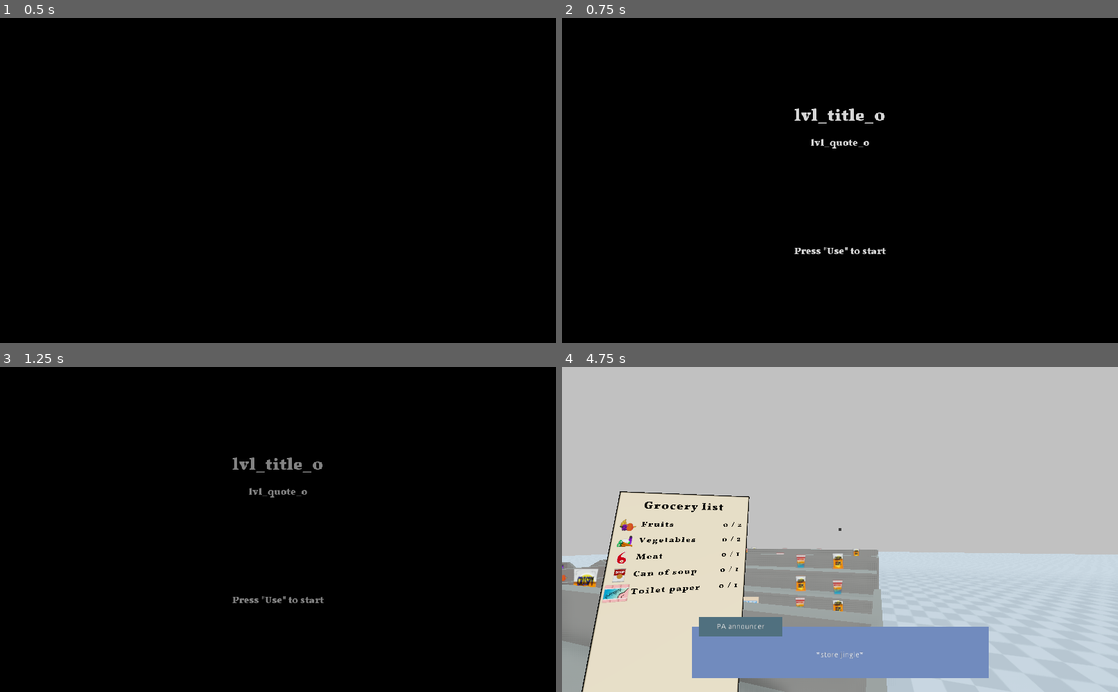
Above: before the commit, frames 1-4 (two rows, left to right).
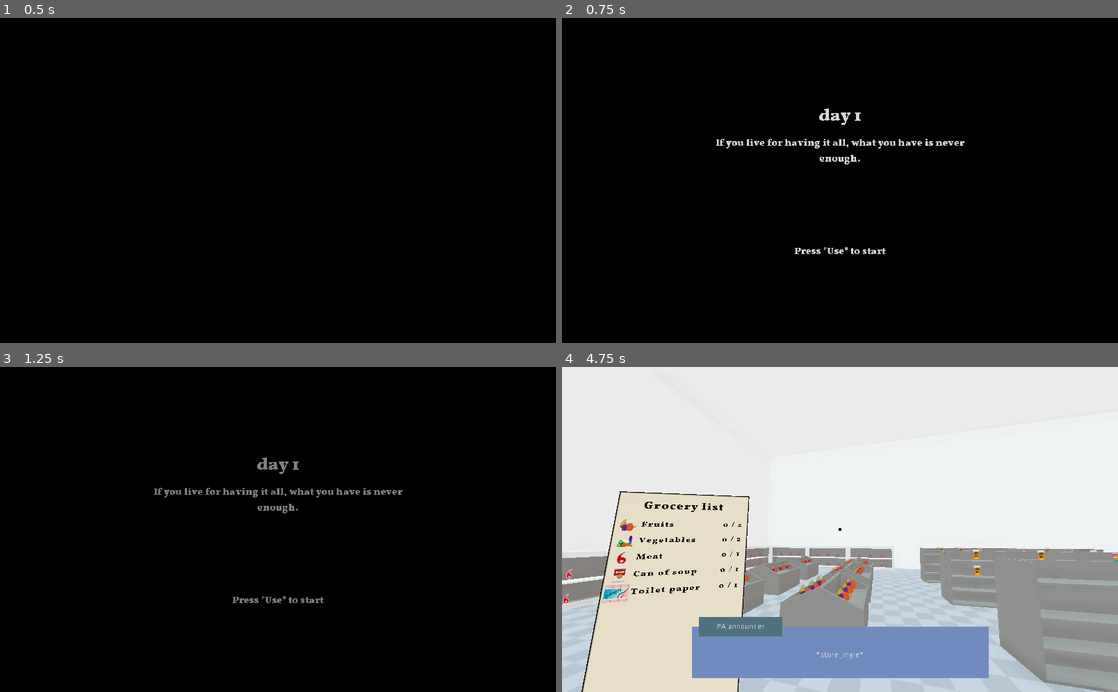
Above: after the commit, the same moments.

Repository: Eptwalabha/ld50
Game: Godot game, scene res://scenes/Level.tscn
Two runs of this game, one before a commit and one after it. Both use one fixed random seed, a clock stepped at 60 frames per second and the inputs below.
Inputs (mouse positions are in pixels of both pictures, inside the frame that each line leads up to):
- Up to frame 1 (0.5 s): no input
- Up to frame 2 (0.75 s): tap Enter (ui_accept) at 0.5 s; move the mouse to (867, 180) at 0.52 s; press the mouse at (867, 180) at 0.53 s; hold W (move_forward) from 0.53 s (still down)
- Up to frame 3 (1.25 s): keep holding W (move_forward); tap Space (move_jump) at 0.77 s
- Up to frame 4 (4.75 s): keep holding W (move_forward); move the mouse to (812, 529) at 1.27 s; release the mouse at (812, 529) at 1.28 s; tap E at 1.35 s; tap Space (move_jump) at 1.52, 3.02, 3.77, 4.52 s; move the mouse to (851, 523) at 2.02 s; tap Z at 2.1 s; move the mouse to (834, 536) at 2.77 s; tap Q at 2.85 s; move the mouse to (878, 532) at 3.52 s; tap U at 3.6 s; move the mouse to (795, 526) at 4.27 s; tap I at 4.35 s

Frame 1 is identical in both runs. In frame 2, 0.9% of the frame differs, in the area x 27-73%, y 27-46%; in frame 3, 0.8%; in frame 4, 69%, in the area x 0-100%, y 0-100%.

Commit message:
implement game over

Diff:
--- /dev/null
+++ b/assets/model/supermarket/FridgeModel.tscn
@@ -0,0 +1,8 @@
+[gd_scene load_steps=2 format=2]
+
+[ext_resource path="res://assets/mesh/supermarket/fridge.glb" type="PackedScene" id=1]
+
+[node name="FridgeModel" instance=ExtResource( 1 )]
+
+[node name="Fridge" parent="." index="0"]
+transform = Transform( -1, 0, -8.74228e-08, 0, 1, 0, 8.74228e-08, 0, -1, 0, 0, 0 )
--- /dev/null
+++ b/assets/model/supermarket/ShelveHalfModel.tscn
@@ -0,0 +1,8 @@
+[gd_scene load_steps=2 format=2]
+
+[ext_resource path="res://assets/mesh/supermarket/shelve-half-4.glb" type="PackedScene" id=1]
+
+[node name="ShelveHalfModel" instance=ExtResource( 1 )]
+
+[node name="shelve-2" parent="." index="0"]
+transform = Transform( -1, 0, -8.74228e-08, 0, 1, 0, 8.74228e-08, 0, -1, 0, 0, 0 )
--- /dev/null
+++ b/assets/model/supermarket/SupermarketModel.tscn
@@ -0,0 +1,5 @@
+[gd_scene load_steps=2 format=2]
+
+[ext_resource path="res://assets/mesh/supermarket/supermarket.glb" type="PackedScene" id=1]
+
+[node name="SupermarketModel" instance=ExtResource( 1 )]
--- a/assets/translation/translations.csv
+++ b/assets/translation/translations.csv
@@ -121,3 +121,15 @@
 "vegetables"	"Vegetables"	"Légumes"
 "sugar"	"Sugar"	"Sucre"
 "thanks_for_playing"	"This is the end.\nThanks for playing\nthis game."	"C'est la fin.\nMerci d'avoir joué\nà ce jeu"
+"lvl_title_0"	"day 1"	"jour 1"
+"lvl_title_1"	"day 10"	"jour 10"
+"lvl_title_2"	"day 42"	"jour 42"
+"lvl_title_3"	"day 60"	"jour 60"
+"lvl_title_4"	"day 200"	"jour 200"
+"lvl_title_5"	"some day"	"un jour"
+"lvl_quote_0"	"If you live for having it all, what you have is never enough."	"Si votre but est de tout avoir, vous n'obtiendrez jamais assez"
+"lvl_quote_1"	"We used to be citizens\nNow we are consumers"	"Autrefois, nous étions des citoyens\nAujourd'hui, nous sommes des consommateurs"
+"lvl_quote_2"	"We always want more"	"Nous voulons toujours plus"
+"lvl_quote_3"	"Earth provides enough to satisfy every man's needs, but not every man's greed"	"La Terre est suffisante pour les besoins de l'hommes, mais pas assez pour sa cupidité"
+"lvl_quote_4"	"We no longer live life. We consume it"	"Nous ne vivons plus notre vie, nous la consommons"
+"lvl_quote_5"	"The hardest thing is to take less when you can get more"	"Le plus dur, c'est de prendre moins lorsqu'on peut prendre plus"
--- a/scenes/Level.gd
+++ b/scenes/Level.gd
@@ -52,10 +52,18 @@
 	if event.is_action_pressed("pause_game"):
 		pause_game()
 
+func replay_level() -> void:
+#	Data.current_level -= 1
+	next_level()
+
 func next_level() -> void:
+	player.has_control = false
+	if player._current_interact != null:
+		player._current_interact.queue_free()
+		player._current_interact = null
+	current_item = null
 	supermarket.stop_level()
 	game_state = STATE.END_LEVEL
-	player.has_control = false
 	intro.next_level()
 
 func pause_game() -> void:
@@ -83,6 +91,7 @@
 	current_item = null
 
 func _on_Supermarket_supermarket_generated() -> void:
+	player.global_transform.origin = supermarket.random_starting_position()
 	intro.level_ready()
 
 func _on_FPSPlayer_interact_hovered(item) -> void:
@@ -125,3 +134,6 @@
 		intro.end_of_game()
 	else:
 		_prepare_current_level()
+
+func _on_Supermarket_level_timed_out() -> void:
+	replay_level()
--- a/scenes/Level.tscn
+++ b/scenes/Level.tscn
@@ -55,6 +55,7 @@
 
 [connection signal="announce_dialog_ended" from="Supermarket" to="." method="_on_Supermarket_announce_dialog_ended"]
 [connection signal="announce_dialog_started" from="Supermarket" to="." method="_on_Supermarket_announce_dialog_started"]
+[connection signal="level_timed_out" from="Supermarket" to="." method="_on_Supermarket_level_timed_out"]
 [connection signal="player_checkout" from="Supermarket" to="." method="_on_Supermarket_player_checkout"]
 [connection signal="supermarket_generated" from="Supermarket" to="." method="_on_Supermarket_supermarket_generated"]
 [connection signal="interact_exited" from="FPSPlayer" to="." method="_on_FPSPlayer_interact_exited"]
--- a/scenes/player/FPSPlayer.gd
+++ b/scenes/player/FPSPlayer.gd
@@ -149,7 +149,7 @@
 		emit_signal("interact_hovered", _current_interact)
 
 func _on_Ray_area_exited() -> void:
-	if _current_interact is InteractTrigger:
+	if has_control and _current_interact is InteractTrigger:
 		emit_signal("interact_exited", _current_interact)
 	_current_interact = null
 
--- a/scenes/supermarket/Cashier.tscn
+++ b/scenes/supermarket/Cashier.tscn
@@ -1,9 +1,10 @@
-[gd_scene load_steps=11 format=2]
+[gd_scene load_steps=12 format=2]
 
 [ext_resource path="res://assets/model/supermarket/CashierModel.tscn" type="PackedScene" id=1]
 [ext_resource path="res://scenes/core/InteractTrigger.tscn" type="PackedScene" id=2]
 [ext_resource path="res://scenes/supermarket/Cashier.gd" type="Script" id=3]
 [ext_resource path="res://assets/images/groceries/cashier.svg" type="Texture" id=4]
+[ext_resource path="res://assets/mesh/supermarket/computer.glb" type="PackedScene" id=5]
 
 [sub_resource type="SpatialMaterial" id=3]
 flags_transparent = true
@@ -58,6 +59,9 @@
 transform = Transform( 1, 0, 0, 0, 1, 0, 0, 0, 1, 0, 0, 1.5 )
 shape = SubResource( 6 )
 
+[node name="computer" parent="Cashier" instance=ExtResource( 5 )]
+transform = Transform( 1, 0, 0, 0, 1, 0, 0, 0, 1, 0.046293, 0, -5 )
+
 [node name="InteractTrigger" parent="." instance=ExtResource( 2 )]
 transform = Transform( 1, 0, 0, 0, 1, 0, 0, 0, 1, -0.658544, 1.19983, -0.582049 )
 hover_text = "checkout"
--- a/scenes/supermarket/Supermarket.gd
+++ b/scenes/supermarket/Supermarket.gd
@@ -2,6 +2,7 @@
 
 signal supermarket_generated
 signal player_checkout
+signal level_timed_out
 
 signal announce_dialog_started(key)
 signal announce_dialog_ended
@@ -9,6 +10,7 @@
 onready var shelves = $Shelves
 onready var goods = $Goods
 onready var promotion_timer: Timer = $Promotion
+onready var level_timeout: Timer = $End
 onready var anim : AnimationPlayer = $AnimationPlayer
 
 const items = {
@@ -28,6 +30,7 @@
 }
 
 var promotion_delay : float = 60.0
+var level_delay : float = 200.0
 
 func _ready() -> void:
 	pass
@@ -40,8 +43,11 @@
 	emit_signal("supermarket_generated")
 	return new_list
 
+func random_starting_position() -> Vector3:
+	return $PlayerSpawn.get_child(randi() % $PlayerSpawn.get_child_count()).global_transform.origin
+
 func _random_items_list(level: Dictionary) -> Array:
-	var amount = 40
+	var amount : int = int(max(5, 40 - Data.current_level * 10))
 	return [
 		["can_of_soup", randi() % amount],
 		["box_of_cereal", randi() % amount],
@@ -103,6 +109,7 @@
 	$Clock.reset_clock(false)
 	anim.play("pa-closing")
 	promotion_timer.start(promotion_delay)
+	level_timeout.start(level_delay)
 
 func new_promotion() -> void:
 	anim.play("pa-new_promotion")
@@ -116,9 +123,13 @@
 func _on_Cashier_player_checkout() -> void:
 	emit_signal("player_checkout")
 
+func _on_End_timeout() -> void:
+	emit_signal("level_timed_out")
+
 func _on_Promotion_timeout() -> void:
 	new_promotion()
 
 func stop_level() -> void:
 	promotion_timer.stop()
+	level_timeout.stop()
 	$Clock.reset_clock(true)
--- a/scenes/supermarket/Supermarket.tscn
+++ b/scenes/supermarket/Supermarket.tscn
@@ -8,6 +8,9 @@
 [ext_resource path="res://assets/material/floor-tile.tres" type="Material" id=6]
 [ext_resource path="res://assets/sound/supermarket/announcement-new-promotion.mp3" type="AudioStream" id=7]
 [ext_resource path="res://scenes/supermarket/prop/Clock.tscn" type="PackedScene" id=8]
+[ext_resource path="res://assets/sound/supermarket/supermarket.mp3" type="AudioStream" id=9]
+[ext_resource path="res://assets/model/supermarket/SupermarketModel.tscn" type="PackedScene" id=10]
+[ext_resource path="res://scenes/supermarket/shelves/variation/Fridge.tscn" type="PackedScene" id=11]
 [ext_resource path="res://scenes/supermarket/Cashier.tscn" type="PackedScene" id=22]
 
 [sub_resource type="BoxShape" id=1]
@@ -225,7 +228,6 @@
 
 [node name="S1" parent="Shelves" instance=ExtResource( 2 )]
 transform = Transform( -1, 0, -8.74228e-08, 0, 1, 0, 8.74228e-08, 0, -1, -1.5, 0, 2 )
-items_strs = "can_of_soup,toilet_paper,meat"
 
 [node name="S8" parent="Shelves" instance=ExtResource( 2 )]
 transform = Transform( -1, 0, -8.74228e-08, 0, 1, 0, 8.74228e-08, 0, -1, -5, 0, 2 )
@@ -337,43 +339,104 @@
 [node name="ShelveFruit12" parent="Shelves" instance=ExtResource( 5 )]
 transform = Transform( -1, 0, -8.74228e-08, 0, 1, 0, 8.74228e-08, 0, -1, -14, 0, -15 )
 
+[node name="Fridge" parent="Shelves" instance=ExtResource( 11 )]
+transform = Transform( -1, 0, -8.74228e-08, 0, 1, 0, 8.74228e-08, 0, -1, -19.8061, 0, -9.08745 )
+
+[node name="Fridge2" parent="Shelves" instance=ExtResource( 11 )]
+transform = Transform( -1, 0, -8.74228e-08, 0, 1, 0, 8.74228e-08, 0, -1, -19.8061, 0, -13.0874 )
+
+[node name="Fridge3" parent="Shelves" instance=ExtResource( 11 )]
+transform = Transform( -1, 0, -8.74228e-08, 0, 1, 0, 8.74228e-08, 0, -1, -19.8061, 0, -17.0874 )
+
+[node name="Fridge4" parent="Shelves" instance=ExtResource( 11 )]
+transform = Transform( -4.37114e-08, 0, 1, 0, 1, 0, -1, 0, -4.37114e-08, -16.8061, 0, -20 )
+
+[node name="Fridge5" parent="Shelves" instance=ExtResource( 11 )]
+transform = Transform( -4.37114e-08, 0, 1, 0, 1, 0, -1, 0, -4.37114e-08, -12.8061, 0, -20 )
+
+[node name="Fridge6" parent="Shelves" instance=ExtResource( 11 )]
+transform = Transform( -4.37114e-08, 0, 1, 0, 1, 0, -1, 0, -4.37114e-08, -8.80607, 0, -20 )
+
 [node name="Goods" type="Spatial" parent="."]
 
 [node name="Clock" parent="." instance=ExtResource( 8 )]
 transform = Transform( -4.37114e-08, 0, -1, 0, 1, 0, 1, 0, -4.37114e-08, -21, 4.15311, -6.32999 )
 
 [node name="Cashier" parent="." instance=ExtResource( 22 )]
-transform = Transform( -1, 0, -8.74228e-08, 0, 1, 0, 8.74228e-08, 0, -1, 0.20599, 0, 6.97848 )
+transform = Transform( -1, 0, -8.74228e-08, 0, 1, 0, 8.74228e-08, 0, -1, -5.29401, 0, 6.97848 )
 
 [node name="Cashier2" parent="." instance=ExtResource( 22 )]
-transform = Transform( -1, 0, -8.74228e-08, 0, 1, 0, 8.74228e-08, 0, -1, 3.20599, 0, 6.97848 )
+transform = Transform( -1, 0, -8.74228e-08, 0, 1, 0, 8.74228e-08, 0, -1, -2.29401, 0, 6.97848 )
 
 [node name="Cashier3" parent="." instance=ExtResource( 22 )]
-transform = Transform( -1, 0, -8.74228e-08, 0, 1, 0, 8.74228e-08, 0, -1, -5.79401, 0, 6.97848 )
+transform = Transform( -1, 0, -8.74228e-08, 0, 1, 0, 8.74228e-08, 0, -1, -11.294, 0, 6.97848 )
 
 [node name="Cashier4" parent="." instance=ExtResource( 22 )]
-transform = Transform( -1, 0, -8.74228e-08, 0, 1, 0, 8.74228e-08, 0, -1, -2.79401, 0, 6.97848 )
-
-[node name="Cashier5" parent="." instance=ExtResource( 22 )]
-transform = Transform( -1, 0, -8.74228e-08, 0, 1, 0, 8.74228e-08, 0, -1, -11.794, 0, 6.97848 )
-
-[node name="Cashier6" parent="." instance=ExtResource( 22 )]
-transform = Transform( -1, 0, -8.74228e-08, 0, 1, 0, 8.74228e-08, 0, -1, -8.79401, 0, 6.97848 )
-
-[node name="Cashier7" parent="." instance=ExtResource( 22 )]
-transform = Transform( -1, 0, -8.74228e-08, 0, 1, 0, 8.74228e-08, 0, -1, -17.794, 0, 6.97848 )
-
-[node name="Cashier8" parent="." instance=ExtResource( 22 )]
-transform = Transform( -1, 0, -8.74228e-08, 0, 1, 0, 8.74228e-08, 0, -1, -14.794, 0, 6.97848 )
+transform = Transform( -1, 0, -8.74228e-08, 0, 1, 0, 8.74228e-08, 0, -1, -8.29401, 0, 6.97848 )
 
 [node name="Promotion" type="Timer" parent="."]
+
+[node name="End" type="Timer" parent="."]
+
+[node name="AudioStreamPlayer3D" type="AudioStreamPlayer3D" parent="."]
+transform = Transform( 1, 0, 0, 0, 1, 0, 0, 0, 1, -1.5, 5.07576, 0 )
+stream = ExtResource( 9 )
+attenuation_model = 2
+unit_db = -25.0
+unit_size = 10.0
+max_db = 1.0
+autoplay = true
+bus = "Music"
+
+[node name="AudioStreamPlayer3D2" type="AudioStreamPlayer3D" parent="."]
+transform = Transform( 1, 0, 0, 0, 1, 0, 0, 0, 1, -12.5, 5.07576, 0 )
+stream = ExtResource( 9 )
+attenuation_model = 2
+unit_db = -25.0
+unit_size = 10.0
+max_db = 1.0
+autoplay = true
+bus = "Music"
+
+[node name="AudioStreamPlayer3D3" type="AudioStreamPlayer3D" parent="."]
+transform = Transform( 1, 0, 0, 0, 1, 0, 0, 0, 1, -1.5, 5.07576, -12 )
+stream = ExtResource( 9 )
+attenuation_model = 2
+unit_db = -25.0
+unit_size = 10.0
+max_db = 1.0
+autoplay = true
+bus = "Music"
+
+[node name="AudioStreamPlayer3D4" type="AudioStreamPlayer3D" parent="."]
+transform = Transform( 1, 0, 0, 0, 1, 0, 0, 0, 1, -12.5, 5.07576, -12 )
+stream = ExtResource( 9 )
+attenuation_model = 2
+unit_db = -25.0
+unit_size = 10.0
+max_db = 1.0
+autoplay = true
+bus = "Music"
+
+[node name="PlayerSpawn" type="Spatial" parent="."]
+
+[node name="Start1" type="Spatial" parent="PlayerSpawn"]
+transform = Transform( 1, 0, 0, 0, 1, 0, 0, 0, 1, 2, 0, -5.5 )
+
+[node name="Start2" type="Spatial" parent="PlayerSpawn"]
+transform = Transform( 1, 0, 0, 0, 1, 0, 0, 0, 1, -7.5, 0, -5.5 )
+
+[node name="Start3" type="Spatial" parent="PlayerSpawn"]
+transform = Transform( 1, 0, 0, 0, 1, 0, 0, 0, 1, -7.5, 0, -12 )
+
+[node name="Start4" type="Spatial" parent="PlayerSpawn"]
+transform = Transform( 1, 0, 0, 0, 1, 0, 0, 0, 1, -13.5, 0, -1.5 )
+
+[node name="SupermarketModel" parent="." instance=ExtResource( 10 )]
 
 [connection signal="player_checkout" from="Cashier" to="." method="_on_Cashier_player_checkout"]
 [connection signal="player_checkout" from="Cashier2" to="." method="_on_Cashier_player_checkout"]
 [connection signal="player_checkout" from="Cashier3" to="." method="_on_Cashier_player_checkout"]
 [connection signal="player_checkout" from="Cashier4" to="." method="_on_Cashier_player_checkout"]
-[connection signal="player_checkout" from="Cashier5" to="." method="_on_Cashier_player_checkout"]
-[connection signal="player_checkout" from="Cashier6" to="." method="_on_Cashier_player_checkout"]
-[connection signal="player_checkout" from="Cashier7" to="." method="_on_Cashier_player_checkout"]
-[connection signal="player_checkout" from="Cashier8" to="." method="_on_Cashier_player_checkout"]
 [connection signal="timeout" from="Promotion" to="." method="_on_Promotion_timeout"]
+[connection signal="timeout" from="End" to="." method="_on_End_timeout"]
--- /dev/null
+++ b/scenes/supermarket/shelves/variation/Fridge.tscn
@@ -0,0 +1,28 @@
+[gd_scene load_steps=4 format=2]
+
+[ext_resource path="res://scenes/supermarket/shelves/ItemPosition.tscn" type="PackedScene" id=1]
+[ext_resource path="res://scenes/supermarket/shelves/Shelve.tscn" type="PackedScene" id=2]
+[ext_resource path="res://assets/model/supermarket/FridgeModel.tscn" type="PackedScene" id=3]
+
+[node name="Fridge" instance=ExtResource( 2 )]
+items_strs = "meat,vegetables"
+
+[node name="ItemPosition1" parent="Spawn" index="0" instance=ExtResource( 1 )]
+transform = Transform( 1, 0, 0, 0, 1, 0, 0, 0, 1, -0.528037, 0.988598, -1 )
+
+[node name="ItemPosition2" parent="Spawn" index="1" instance=ExtResource( 1 )]
+transform = Transform( 1, 0, 0, 0, 1, 0, 0, 0, 1, -0.528037, 0.988598, 0 )
+
+[node name="ItemPosition3" parent="Spawn" index="2" instance=ExtResource( 1 )]
+transform = Transform( 1, 0, 0, 0, 1, 0, 0, 0, 1, -0.528037, 0.988598, 1 )
+
+[node name="ItemPosition4" parent="Spawn" index="3" instance=ExtResource( 1 )]
+transform = Transform( 1, 0, 0, 0, 1, 0, 0, 0, 1, -0.528037, 0.0941482, -1 )
+
+[node name="ItemPosition5" parent="Spawn" index="4" instance=ExtResource( 1 )]
+transform = Transform( 1, 0, 0, 0, 1, 0, 0, 0, 1, -0.528037, 0.0941482, 0 )
+
+[node name="ItemPosition6" parent="Spawn" index="5" instance=ExtResource( 1 )]
+transform = Transform( 1, 0, 0, 0, 1, 0, 0, 0, 1, -0.528037, 0.0941482, 1 )
+
+[node name="FridgeModel" parent="." index="2" instance=ExtResource( 3 )]
--- /dev/null
+++ b/scenes/supermarket/shelves/variation/ShelvedHalfe4.tscn
@@ -0,0 +1,37 @@
+[gd_scene load_steps=4 format=2]
+
+[ext_resource path="res://scenes/supermarket/shelves/Shelve.tscn" type="PackedScene" id=1]
+[ext_resource path="res://assets/model/supermarket/ShelveHalfModel.tscn" type="PackedScene" id=2]
+[ext_resource path="res://scenes/supermarket/shelves/ItemPosition.tscn" type="PackedScene" id=3]
+
+[node name="ShelvedHalfe4" instance=ExtResource( 1 )]
+items_strs = "can_of_soup,toilet_paper"
+
+[node name="ItemPosition1" parent="Spawn" index="0" instance=ExtResource( 3 )]
+transform = Transform( 1, 0, 0, 0, 1, 0, 0, 0, 1, -0.294764, 0.579335, -1.27621 )
+
+[node name="ItemPosition2" parent="Spawn" index="1" instance=ExtResource( 3 )]
+transform = Transform( 1, 0, 0, 0, 1, 0, 0, 0, 1, -0.294764, 0.579335, 0 )
+
+[node name="ItemPosition3" parent="Spawn" index="2" instance=ExtResource( 3 )]
+transform = Transform( 1, 0, 0, 0, 1, 0, 0, 0, 1, -0.294764, 0.579335, 1.26992 )
+
+[node name="ItemPosition4" parent="Spawn" index="3" instance=ExtResource( 3 )]
+transform = Transform( 1, 0, 0, 0, 1, 0, 0, 0, 1, -0.294764, 1.07203, -1.27621 )
+
+[node name="ItemPosition5" parent="Spawn" index="4" instance=ExtResource( 3 )]
+transform = Transform( 1, 0, 0, 0, 1, 0, 0, 0, 1, -0.294764, 1.07203, 0 )
+
+[node name="ItemPosition6" parent="Spawn" index="5" instance=ExtResource( 3 )]
+transform = Transform( 1, 0, 0, 0, 1, 0, 0, 0, 1, -0.294764, 1.07203, 1.26992 )
+
+[node name="ItemPosition7" parent="Spawn" index="6" instance=ExtResource( 3 )]
+transform = Transform( 1, 0, 0, 0, 1, 0, 0, 0, 1, -0.294764, 1.67982, -1.27621 )
+
+[node name="ItemPosition8" parent="Spawn" index="7" instance=ExtResource( 3 )]
+transform = Transform( 1, 0, 0, 0, 1, 0, 0, 0, 1, -0.294764, 1.67982, 0 )
+
+[node name="ItemPosition9" parent="Spawn" index="8" instance=ExtResource( 3 )]
+transform = Transform( 1, 0, 0, 0, 1, 0, 0, 0, 1, -0.294764, 1.67982, 1.26992 )
+
+[node name="ShelveHalfModel" parent="." index="2" instance=ExtResource( 2 )]
Binary file added: assets/mesh/supermarket/computer.glb
Not shown, added: assets/mesh/supermarket/computer.glb.import
Binary file added: assets/mesh/supermarket/fridge.glb
Not shown, added: assets/mesh/supermarket/fridge.glb.import
Binary file added: assets/mesh/supermarket/shelve-half-4.glb
Not shown, added: assets/mesh/supermarket/shelve-half-4.glb.import
Binary file added: assets/mesh/supermarket/supermarket.glb
Not shown, added: assets/mesh/supermarket/supermarket.glb.import
Not shown, added: assets/sound/supermarket/supermarket.mp3.import
Not shown, added: builds/html/ld50.apple-touch-icon.png.import
Not shown, added: builds/html/ld50.icon.png.import
Not shown, added: builds/html/ld50.png.import
(and 10 more such lines)
